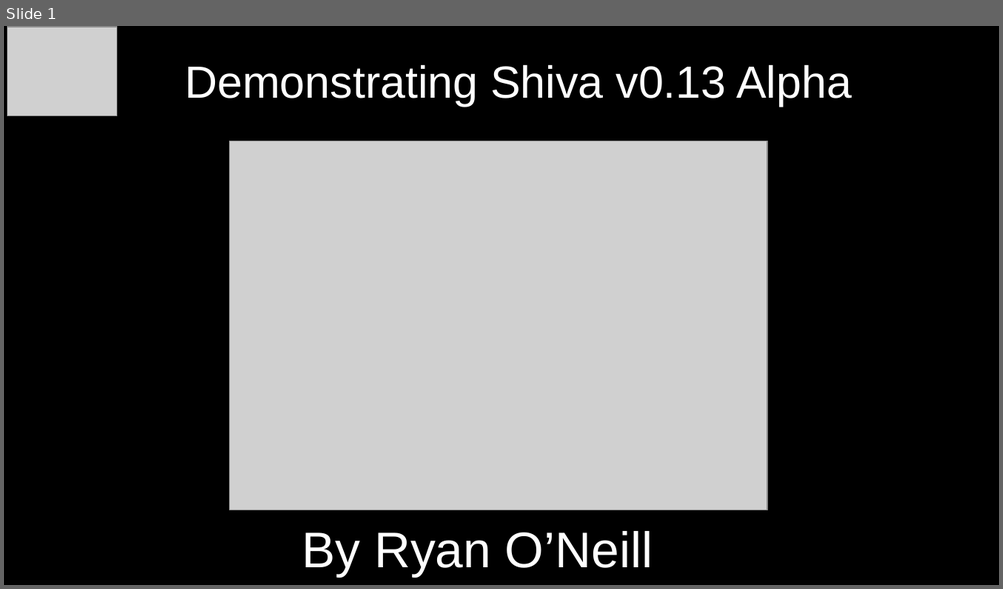
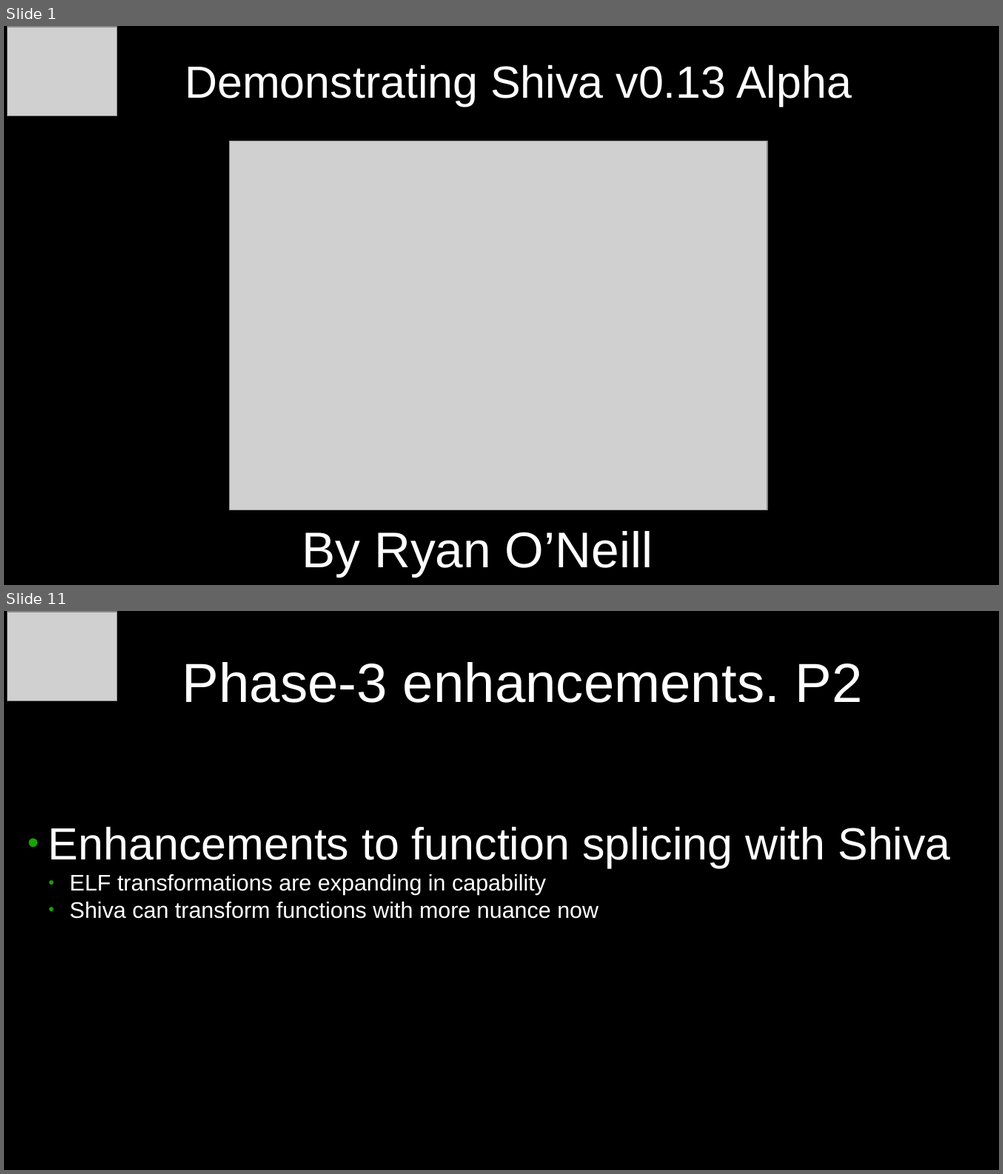
Before and after one commit to elfmaster/shiva_presentations, a slide deck: shiva-presentation-ais-darpa-oct-2023.odp. Shown one above the other, each under a label of ours: slide 1 before the commit, slides 1 and 11 after it; the slides between them are not shown. The pictures are 1003x589 and 1003x1174 pixels, drawn with LibreOffice and Linux fonts; fonts in the diff are those of the drawing; grey boxes stand for pictures. Boxes give left, top, right and bottom in pixels: in the first picture for what was removed or moved away, otherwise in the second. Text is boxed around its words. In the diff, an @@ line names an element or a change of style, - is before the commit and + after.

```diff
--- a/shiva-presentation-ais-darpa-oct-2023.odp
+++ b/shiva-presentation-ais-darpa-oct-2023.odp
@@ slide 11 added at [4,611,999,1170], background #000000 @@
@@ picture added at [8,612,116,701] @@
@@ title added at [182,662,862,703], 44 pt, text #FFFFFF @@
+Phase-3 enhancements. P2
@@ text added at [48,826,950,919], 18 pt, text #FFFFFF @@
+● Enhancements to function splicing with Shiva
+  ● ELF transformations are expanding in capability
+  ● Shiva can transform functions with more nuance now
```
Also in this commit, not shown: 5 slides changed, 5 other slides added.
